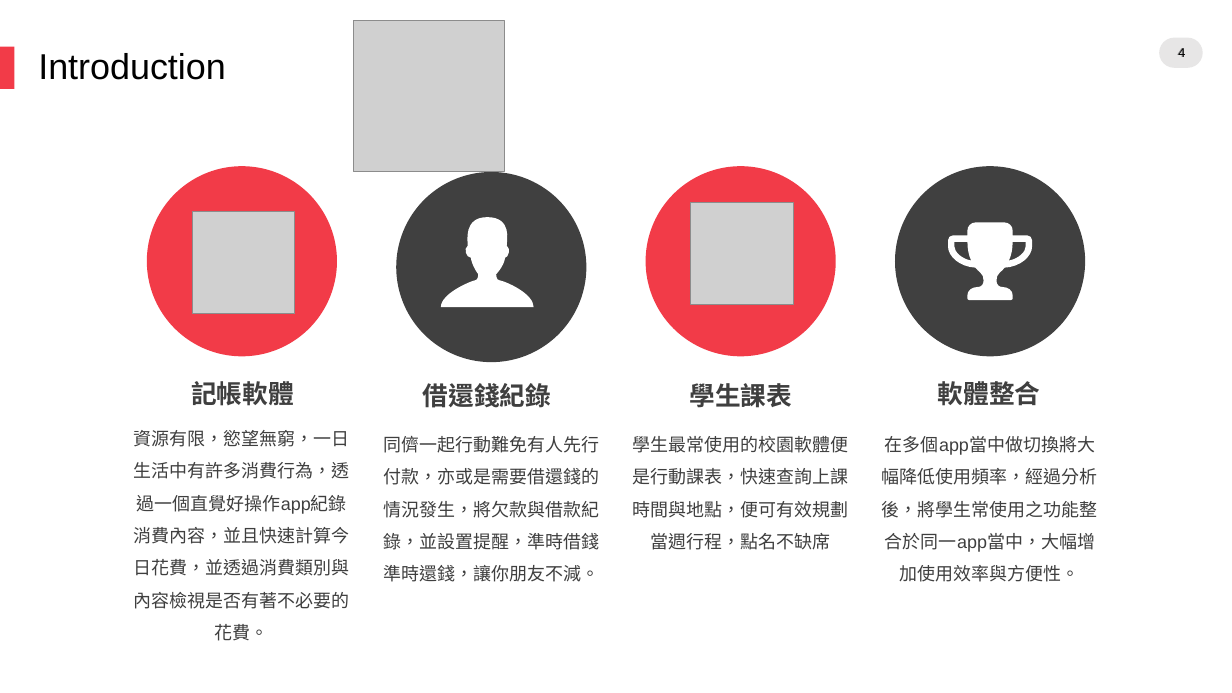
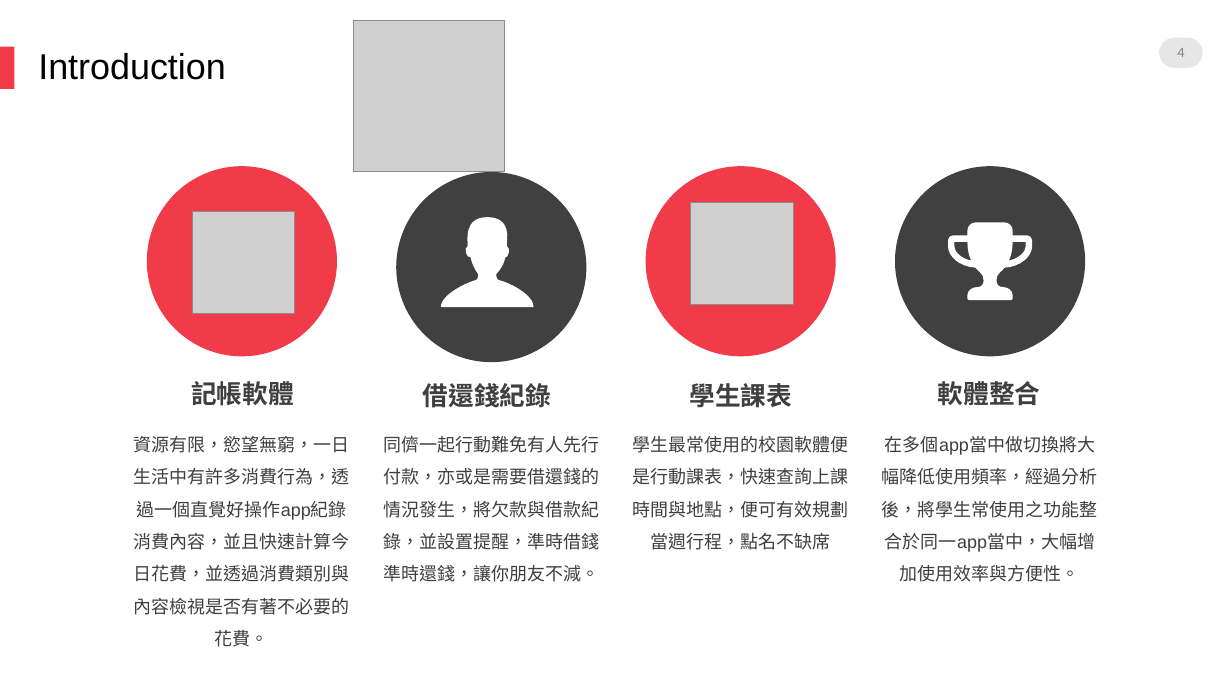
Before and after one commit to bennytzang-ntut109368085/OS_final_student-assistant, a slide deck: slide 4 of operating_system final project.pptx. Drawn at 1232x693 pixels with LibreOffice and Linux fonts; fonts in the diff are those of the drawing; grey boxes stand for pictures; background and template pictures are left out. Boxes give left, top, right and bottom in pixels: in the first picture for what was removed or moved away, otherwise in the second. Text is boxed around its words. In the diff, an @@ line names an element or a change of style, - is before the commit and + after.

Commit message:
ppt update

```diff
--- a/operating_system final project.pptx
+++ b/operating_system final project.pptx
@@ page number at (1177, 48, 1184, 57): font Arial to Lato @@
@@ page number removed at (1177, 48, 1184, 57) @@
-4
@@ text "資源有限，慾望無窮，一日生活中有許多消費行為，透過一個直覺好操作app紀錄消費內容，並且快速計算今日花費，並透過消費類別 ..." rewrapped from (134, 430, 350, 609) to (134, 436, 350, 647) @@
```
Also in this commit, not shown: 6 other slides changed.
